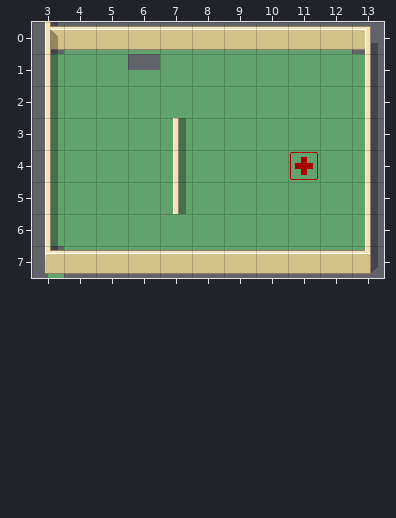
Two versions of a level (Tiled map, data/tutorial3.tmx). The picture above was drawn from the file before the commit.
Cells are 32x32 px. Shown: x 3..13, y 0..7.
And afterwards:
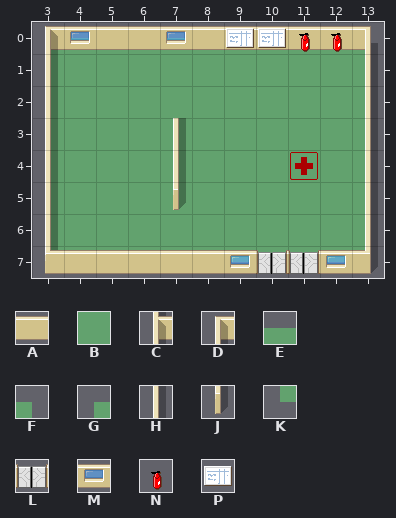
Key: from "hospital_256": A 0, B 4, C 8, D 10, E 12, F 14, G 15, H 16, J 17, K 22, L 40, M 42, N 45, P 47.
_ is an empty cell, . an unchanged one.
Difference:
--- layer "floor"
@@ x 3..13 @@
-0 _........._
-1 ...E.......
+0 G.........F
+1 ...B.......
@@ x 3..3 @@
-7 G
+7 K
--- layer "Walls"
@@ x 3..7 @@
-0 CA..A
+0 DM..M
@@ x 7..7 @@
-5 H
+5 J
@@ x 9..12 @@
-7 AAAA
+7 MLLM
--- layer "decoration"
@@ x 9..12 @@
-0 ____
+0 PPNN
Pixel boxes of the changes (left, top, right, bottom) in both pictures:
changed: (45, 22, 90, 54)
changed: (128, 31, 186, 70)
added: (226, 28, 365, 54)
changed: (173, 189, 186, 214)
changed: (48, 246, 64, 278)
changed: (230, 250, 346, 274)
